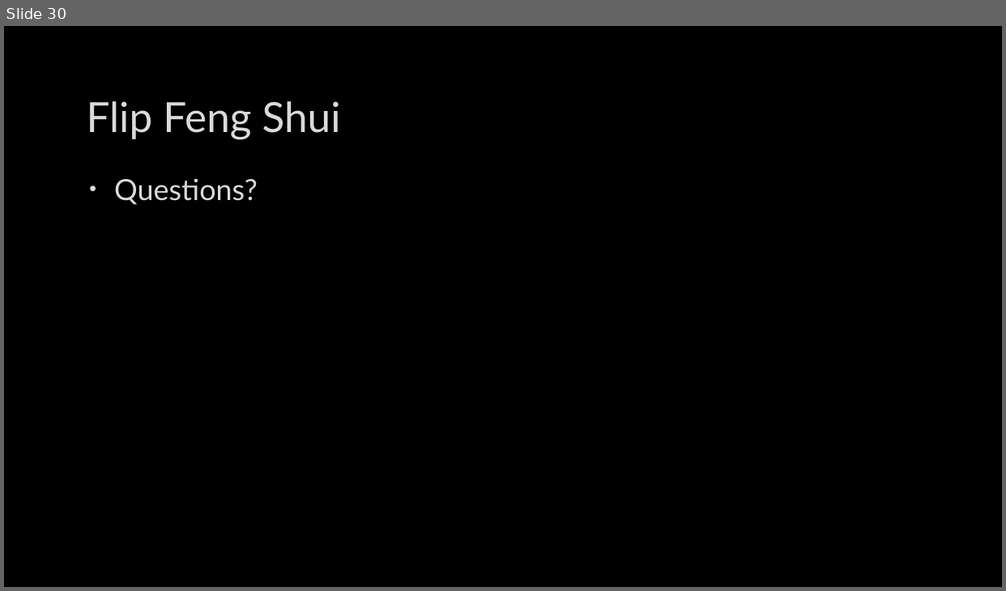
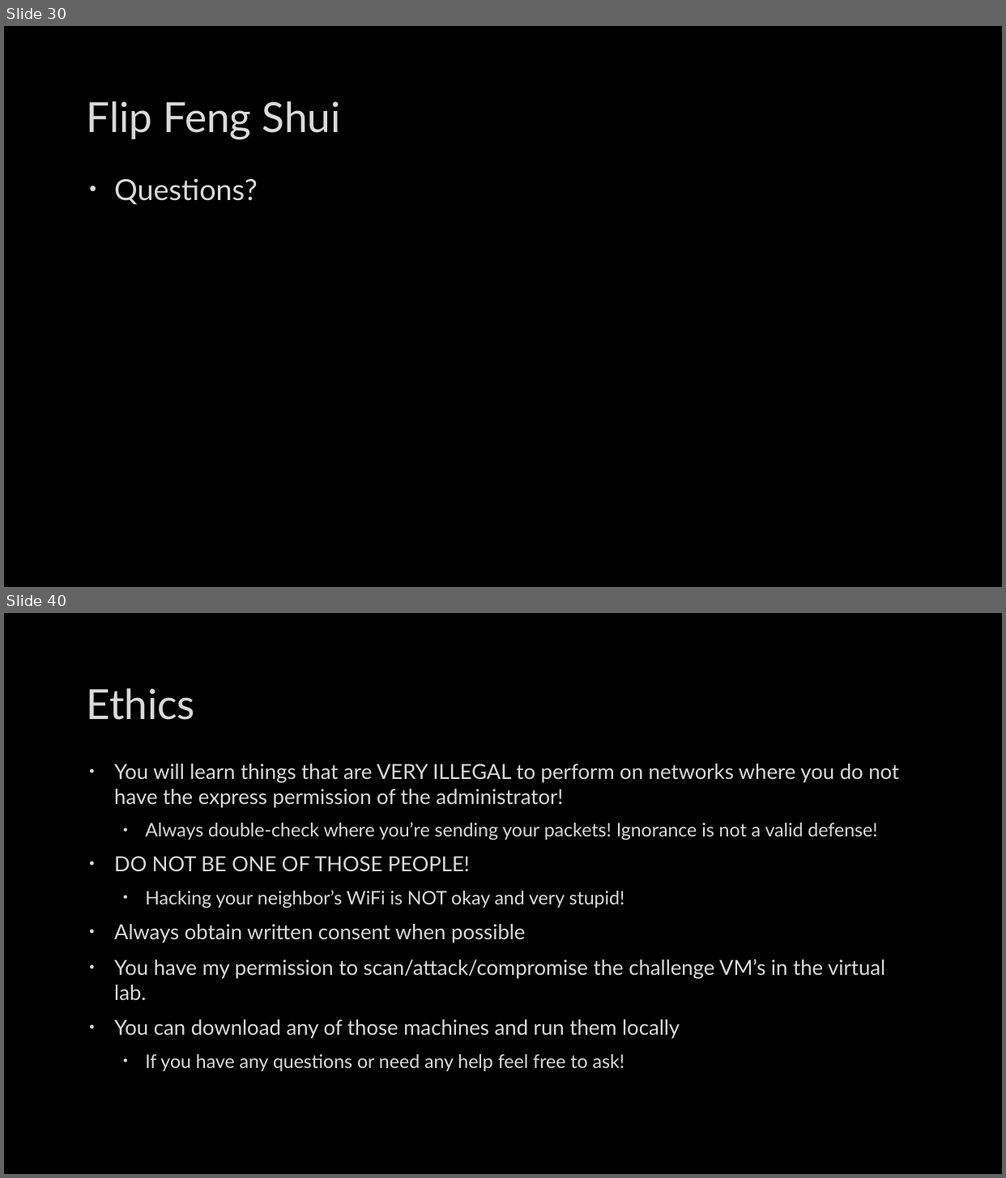
Before and after one commit to mbaccia514/SIG-Security, a slide deck: meetings/2016-10-04/2016-10-04.pptx. Shown one above the other, each under a label of ours: slide 30 before the commit, slides 30 and 40 after it; the slides between them are not shown. The pictures are 1006x591 and 1006x1178 pixels, drawn with LibreOffice and Linux fonts; fonts in the diff are those of the drawing; background and template pictures are left out. Boxes give left, top, right and bottom in pixels: in the first picture for what was removed or moved away, otherwise in the second. Text is boxed around its words. In the diff, an @@ line names an element or a change of style, - is before the commit and + after.

Commit message:
finished presentation

```diff
--- a/meetings/2016-10-04/2016-10-04.pptx
+++ b/meetings/2016-10-04/2016-10-04.pptx
@@ slide 40 added at (x1=4, y1=613, x2=1002, y2=1174), background picture (left out) @@
@@ title added at (x1=87, y1=688, x2=196, y2=720), 40 pt, text #DADADA @@
+Ethics
@@ text added at (x1=114, y1=764, x2=899, y2=1071), 20 pt, text #DADADA @@
+• You will learn things that are VERY ILLEGAL to perform on networks where you do not have the express permission of the administrator!
+  • Always double-check where you’re sending your packets! Ignorance is not a valid defense!
+• DO NOT BE ONE OF THOSE PEOPLE!
+  • Hacking your neighbor’s WiFi is NOT okay and very stupid!
+• Always obtain written consent when possible
+• You have my permission to scan/attack/compromise the challenge VM’s in the virtual lab.
+• You can download any of those machines and run them locally
+  • If you have any questions or need any help feel free to ask!
```
Also in this commit, not shown: 1 slide changed, 9 other slides added.
